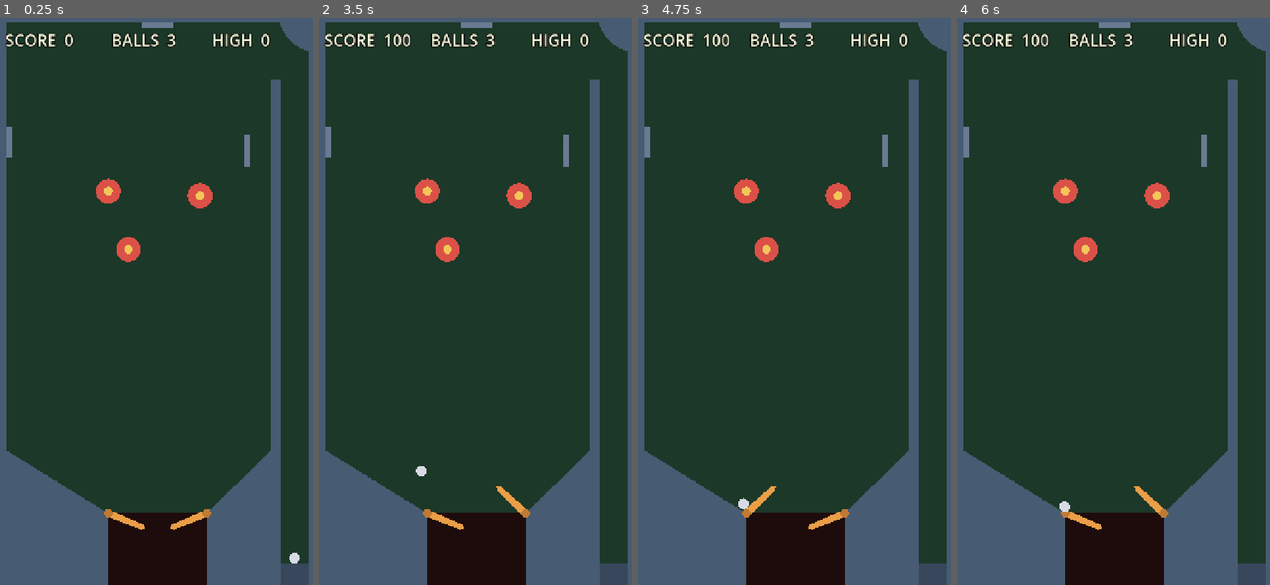
Above: before the commit, frames 1-4 (left to right).
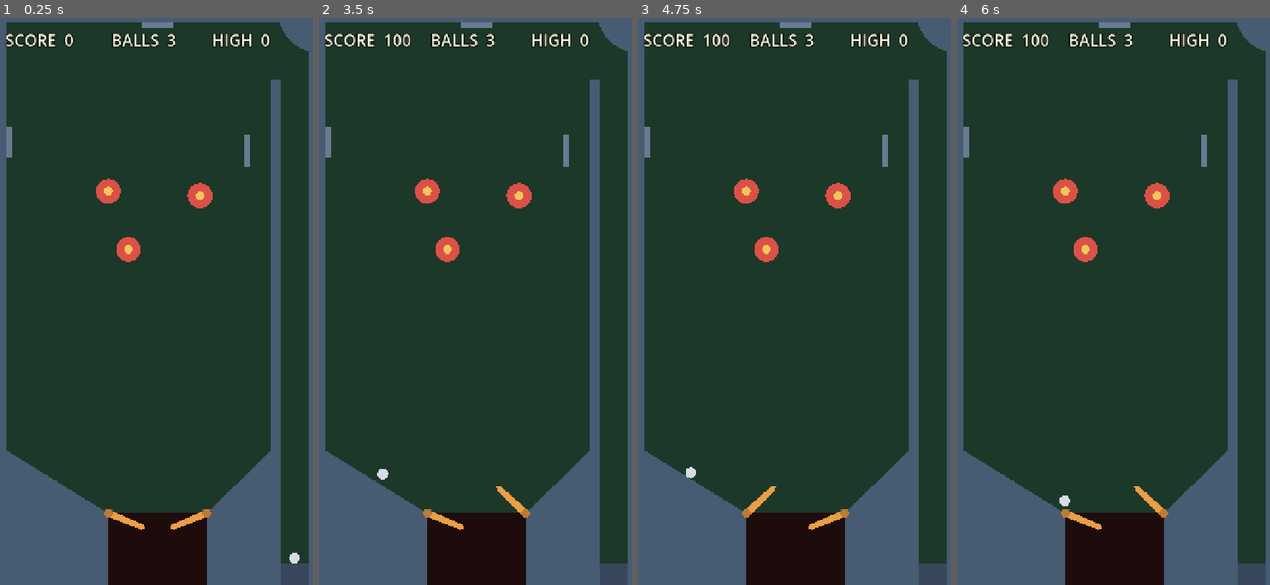
Above: after the commit, the same moments.

Repository: StephenForte/The-Squishy-Pinball-Machine
Game: Godot game, scene res://scenes/main.tscn
The game is run twice, just before and just after one commit, with the same random seed, the same clock (stepped at 60 frames per second) and the same inputs.
Inputs:
- Up to frame 1 (0.25 s): no input
- Up to frame 2 (3.5 s): tap Enter at 0.5 s; hold D (flipper_right) 0.53-1.28 s; hold Space (launch_ball) 0.53-1.28 s; hold A (flipper_left) 1.28-2.03 s; tap Space (launch_ball) at 1.35, 2.85 s; hold Space (launch_ball) 2.03-2.78 s; hold D (flipper_right) from 2.03 s (still down)
- Up to frame 3 (4.75 s): release D (flipper_right) at 3.53 s; hold Space (launch_ball) 3.53-4.28 s; hold A (flipper_left) from 3.53 s (still down); tap Space (launch_ball) at 4.35 s
- Up to frame 4 (6 s): hold Space (launch_ball) 5.03-5.78 s; release A (flipper_left) at 5.78 s; hold D (flipper_right) from 5.78 s (still down); tap Space (launch_ball) at 5.85 s

The runs differ from the first frame. In frame 1, less than 0.1% of the frame differs, in the area x 35-66%, y 86-88%; in frame 2, 0.1%, in the area x 18-37%, y 79-88%; in frame 3, 0.1%; in frame 4, less than 0.1%.

Commit message:
T3.1: remove flipper-base trap pocket.
Add static base-fill wedges at both flipper pivots and a pivot nudge so slow balls cannot rest within 30 px of either hub; strengthen flipper_test with a BASE regression case.

Co-authored-by: Cursor <cursoragent@cursor.com>

Diff:
--- a/scenes/table.tscn
+++ b/scenes/table.tscn
@@ -41,6 +41,12 @@
 [sub_resource type="ConvexPolygonShape2D" id="ConvexPolygonShape2D_right"]
 points = PackedVector2Array(612, 980, 612, 1280, 470, 1280, 470, 1120)
 
+[sub_resource type="ConvexPolygonShape2D" id="ConvexPolygonShape2D_left_base"]
+points = PackedVector2Array(250, 1120, 250, 1110, 260, 1112, 258, 1122)
+
+[sub_resource type="ConvexPolygonShape2D" id="ConvexPolygonShape2D_right_base"]
+points = PackedVector2Array(470, 1120, 470, 1110, 460, 1112, 462, 1122)
+
 [node name="Table" type="Node2D"]
 script = ExtResource("1_table")
 
@@ -81,6 +87,12 @@
 [node name="RightGuide" type="CollisionShape2D" parent="Walls"]
 shape = SubResource("ConvexPolygonShape2D_right")
 
+[node name="LeftFlipperBase" type="CollisionShape2D" parent="Walls"]
+shape = SubResource("ConvexPolygonShape2D_left_base")
+
+[node name="RightFlipperBase" type="CollisionShape2D" parent="Walls"]
+shape = SubResource("ConvexPolygonShape2D_right_base")
+
 [node name="WallVisuals" type="Node2D" parent="."]
 
 [node name="Top" type="Polygon2D" parent="WallVisuals"]
@@ -114,6 +126,14 @@
 [node name="RightGuide" type="Polygon2D" parent="WallVisuals"]
 color = Color(0.28, 0.36, 0.45, 1)
 polygon = PackedVector2Array(612, 980, 470, 1120, 470, 1280, 612, 1280)
+
+[node name="LeftFlipperBase" type="Polygon2D" parent="WallVisuals"]
+color = Color(0.28, 0.36, 0.45, 1)
+polygon = PackedVector2Array(250, 1120, 250, 1110, 260, 1112, 258, 1122)
+
+[node name="RightFlipperBase" type="Polygon2D" parent="WallVisuals"]
+color = Color(0.28, 0.36, 0.45, 1)
+polygon = PackedVector2Array(470, 1120, 470, 1110, 460, 1112, 462, 1122)
 
 [node name="Drain" type="Area2D" parent="."]
 collision_layer = 0
--- a/scripts/flipper.gd
+++ b/scripts/flipper.gd
@@ -12,6 +12,9 @@
 const BALL_RADIUS := 12.0
 const UP_SPEED_DEG := 720.0
 const DOWN_SPEED_DEG := 560.0
+const PIVOT_TRAP_RADIUS := 30.0
+const PIVOT_TRAP_SPEED := 5.0
+const PIVOT_NUDGE := 140.0
 
 var rest_rad: float
 var up_rad: float
@@ -32,6 +35,22 @@
 	var speed_deg := UP_SPEED_DEG if pressed else DOWN_SPEED_DEG
 	angle = move_toward(angle, target, deg_to_rad(speed_deg) * delta)
 	rotation = angle
+	_nudge_pivot_trap()
+
+
+func _nudge_pivot_trap() -> void:
+	for body in get_tree().get_nodes_in_group("ball"):
+		if not (body is RigidBody2D) or not is_instance_valid(body):
+			continue
+		var to_ball: Vector2 = body.global_position - global_position
+		if to_ball.length() >= PIVOT_TRAP_RADIUS:
+			continue
+		if body.linear_velocity.length() >= PIVOT_TRAP_SPEED:
+			continue
+		var nudge := rest_direction() + playfield_normal_at_rest()
+		if nudge.length_squared() < 0.001:
+			continue
+		body.apply_central_impulse(nudge.normalized() * PIVOT_NUDGE)
 
 
 func rest_direction() -> Vector2:
--- a/tests/flipper_test.gd
+++ b/tests/flipper_test.gd
@@ -10,6 +10,19 @@
 const TIP_FLIPS := 20
 const TIP_GAP_FRAMES := 40
 const MIN_UP_VY := -600.0
+const BASE_LAUNCH_COUNT := 8
+const BASE_DRAIN_FRAMES := 3000
+const BASE_FLIP_FRAMES := 600
+const BASE_IMPULSE_MIN := 1500
+const BASE_IMPULSE_MAX := 1850
+const BASE_IMPULSE_STEP := 50
+const PIVOT_LEFT := Vector2(250, 1120)
+const PIVOT_RIGHT := Vector2(470, 1120)
+const PIVOT_TRAP_RADIUS := 30.0
+const PIVOT_TRAP_SPEED := 5.0
+const PIVOT_TRAP_FRAMES := 60
+const LANE_MIN_X := 620.0
+const LANE_MIN_Y := 1100.0
 
 
 func _initialize() -> void:
@@ -25,6 +38,10 @@
 	await process_frame
 
 	if not await _test_rest_clears_drain(table):
+		quit(1)
+		return
+
+	if not await _test_base(table):
 		quit(1)
 		return
 
@@ -90,6 +107,144 @@
 	return true
 
 
+func _test_base(table: Node2D) -> bool:
+	table.get_node("Drain").monitoring = true
+	var launcher: Node = table.get_node("Launcher")
+	var trap_frames := 0
+	var launches := 0
+
+	for imp in range(BASE_IMPULSE_MIN, BASE_IMPULSE_MAX + 1, BASE_IMPULSE_STEP):
+		_release_flippers()
+		_free_balls()
+		await process_frame
+		var ball := await _fresh_lane_ball(table)
+		if ball == null:
+			print("BASE FAIL imp=%d no_ball" % imp)
+			return false
+		launcher.launch(float(imp))
+		trap_frames = 0
+		var drained := false
+		for _watch in BASE_DRAIN_FRAMES:
+			await physics_frame
+			if not is_instance_valid(ball) or ball.is_queued_for_deletion():
+				drained = true
+				break
+			if _pivot_trap_active(ball):
+				trap_frames += 1
+				if trap_frames > PIVOT_TRAP_FRAMES:
+					var pos := ball.global_position
+					print(
+						"BASE FAIL trap imp=%d pos=(%.1f,%.1f) dL=%.1f dR=%.1f"
+						% [
+							imp,
+							pos.x,
+							pos.y,
+							pos.distance_to(PIVOT_LEFT),
+							pos.distance_to(PIVOT_RIGHT),
+						]
+					)
+					return false
+			else:
+				trap_frames = 0
+
+		if not drained:
+			if _in_launcher_lane(ball.global_position):
+				launches += 1
+				continue
+			var action := _nearer_flipper_action(ball.global_position)
+			Input.action_press(action)
+			await physics_frame
+			trap_frames = 0
+			for _flip_watch in BASE_FLIP_FRAMES:
+				await physics_frame
+				if not is_instance_valid(ball) or ball.is_queued_for_deletion():
+					drained = true
+					break
+				if _pivot_trap_active(ball):
+					trap_frames += 1
+					if trap_frames > PIVOT_TRAP_FRAMES:
+						var pos := ball.global_position
+						print(
+							"BASE FAIL flip_trap imp=%d pos=(%.1f,%.1f)"
+							% [imp, pos.x, pos.y]
+						)
+						_release_flippers()
+						return false
+				else:
+					trap_frames = 0
+			_release_flippers()
+			if not drained:
+				var pos := ball.global_position
+				print(
+					"BASE FAIL imp=%d rest=(%.1f,%.1f) dL=%.1f dR=%.1f"
+					% [
+						imp,
+						pos.x,
+						pos.y,
+						pos.distance_to(PIVOT_LEFT),
+						pos.distance_to(PIVOT_RIGHT),
+					]
+				)
+				return false
+
+		launches += 1
+
+	if launches != BASE_LAUNCH_COUNT:
+		print("BASE FAIL launches=%d" % launches)
+		return false
+
+	print("BASE PASS launches=%d" % BASE_LAUNCH_COUNT)
+	return true
+
+
+func _pivot_trap_active(ball: Node) -> bool:
+	if not (ball is RigidBody2D):
+		return false
+	var body := ball as RigidBody2D
+	var pos := body.global_position
+	if body.linear_velocity.length() >= PIVOT_TRAP_SPEED:
+		return false
+	return (
+		pos.distance_to(PIVOT_LEFT) < PIVOT_TRAP_RADIUS
+		or pos.distance_to(PIVOT_RIGHT) < PIVOT_TRAP_RADIUS
+	)
+
+
+func _in_launcher_lane(pos: Vector2) -> bool:
+	return pos.x > LANE_MIN_X and pos.y > LANE_MIN_Y
+
+
+func _nearer_flipper_action(pos: Vector2) -> StringName:
+	if pos.distance_to(PIVOT_LEFT) <= pos.distance_to(PIVOT_RIGHT):
+		return &"flipper_left"
+	return &"flipper_right"
+
+
+func _fresh_lane_ball(table: Node2D) -> RigidBody2D:
+	_free_balls()
+	await process_frame
+	table.spawn_ball()
+	await physics_frame
+	var ball := _find_lane_ball()
+	if ball == null:
+		return null
+	while is_instance_valid(ball) and not bool(ball.get("_ccd_ready")):
+		await physics_frame
+	return ball if is_instance_valid(ball) else null
+
+
+func _find_lane_ball() -> RigidBody2D:
+	for node in get_nodes_in_group("ball"):
+		if not (node is RigidBody2D):
+			continue
+		if not is_instance_valid(node) or node.is_queued_for_deletion():
+			continue
+		var pos: Vector2 = (node as Node2D).global_position
+		if _in_launcher_lane(pos):
+			return node
+	return null
+
+
 func _test_hit(table: Node2D, flipper_name: String, action: StringName) -> bool:
 	_release_flippers()
 	_free_balls()
Not shown: 1 places in scenes/table.tscn that only renumber resources
